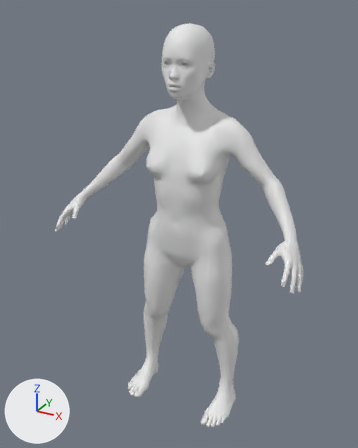
The glTF model game/assets/humans/goblin_female_adolescent.glb: old version first, new version second.
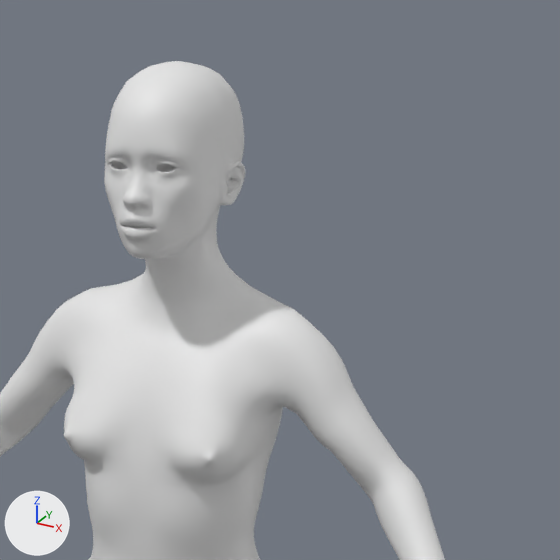
Each version appears first whole from a camera (50 mm lens) standing at (0.605, -1.186, 1.169) and looking at (-0.013, -0.061, 0.607), and next in a close-up on the part from 34% to 94% of the width and 0% to 48% of the height. Arrows for +X, +Y and +Z are at lower left; the lights stay in place. The first two pictures are the older version. Materials are left out; every surface is plain grey. Vertices at exactly the same position are counted once.

Objects in the first close-up: 'Body'.
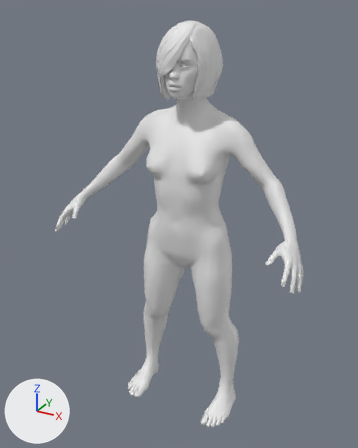
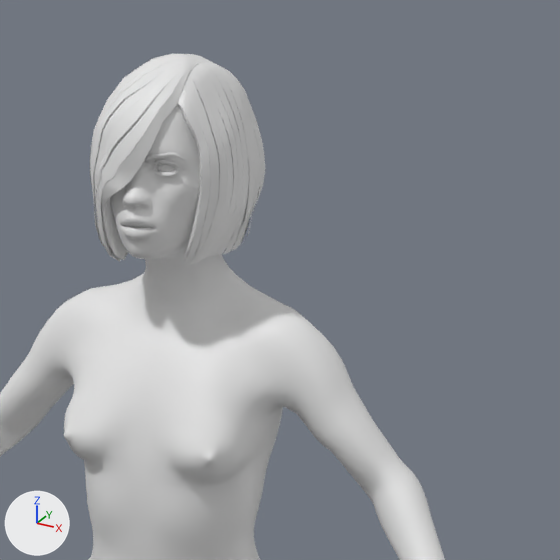
Changed parts and their boxes [x1, y1, x2, y2] in the close-ups (560 x 560 px):
'Body', reshaped
    before: [0, 61, 445, 560]
    after: [0, 53, 445, 560]
part 1 of me_mesh_0, added
    after: [90, 53, 266, 266]

What the commit changed:
me_mesh_0 is used by ob_body; location (0.0, 0.0, 0.0).
me_mesh_0 had 13380 vertices, 26756 faces and spanned x -0.371..0.371, y -0.21..0.064, z 0.002..1.131.
me_mesh_0 now has 15432 vertices, 29736 faces and spans x -0.371..0.371, y -0.21..0.064, z 0.002..1.137.
me_mesh_0 part 1: 2052 vertices added at x -0.076..0.077, y -0.124..0.054, z 0.952..1.137.
